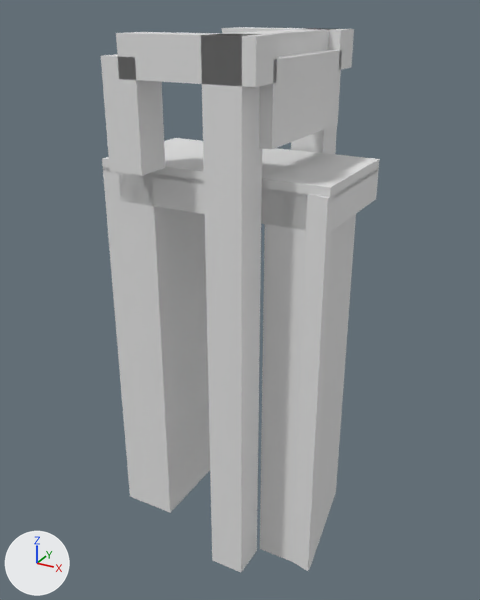
One commit to the glTF model models/ommeren/ommeren-brug-eee40667/ommeren-brug-eee40667.glb: the scene before it, then after it.
Camera for both pictures: a 50 mm camera at (7.85, -14.31, 3.76) aimed at (-0.01, -0.02, -3.39). The lights are fixed; the arrows at lower left show +X, +Y and +Z. The older version comes first.

The first picture shows 'building:balans', 'building:balans 2', 'building:contragewicht', 'building:hamei', 'building:hamei 2', 'building:hangstang 2', 'building:portaal', 'road:dek', 'road:landhoofd (aangenomen)', 'road:landhoofd (aangenomen) 2', 'road:voetpad'.
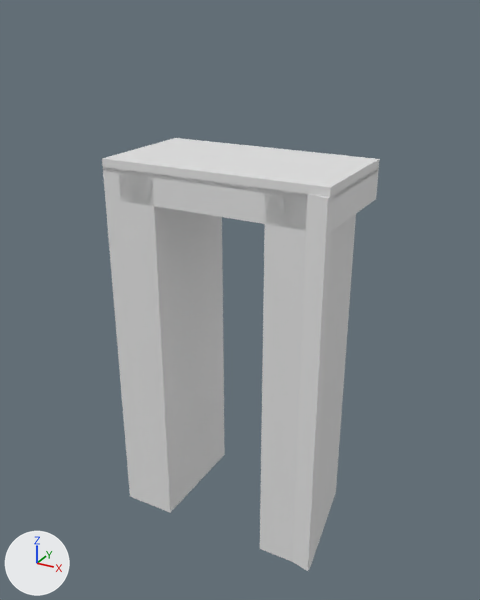
Location of each change, (x1, y1, x2, y2) in pixels of the pictures (480 x 600 px):
'building:hamei 2', deleted
    before: (201, 34, 262, 572)
'building:balans 2', deleted
    before: (116, 32, 277, 87)
'building:contragewicht', deleted
    before: (259, 50, 342, 149)
'building:hangstang 2', deleted
    before: (101, 54, 165, 176)
'building:portaal', deleted
    before: (225, 29, 332, 57)
'building:balans', deleted
    before: (222, 27, 354, 70)
'building:hamei', deleted
    before: (291, 28, 337, 154)

Diff of the bpy script that builds the scene:
```diff
--- a/models/ommeren/ommeren-brug-eee40667/ommeren-brug-eee40667.glb.py
+++ b/models/ommeren/ommeren-brug-eee40667/ommeren-brug-eee40667.glb.py
@@ ob_building_hamei @@
-ob_building_hamei = bpy.data.objects.new('building:hamei', me_hamei)
-ob_building_hamei.location = (0.0, 0.0, 0.0)
@@ ob_building_hamei_2 @@
-ob_building_hamei_2 = bpy.data.objects.new('building:hamei 2', me_hamei_2)
-ob_building_hamei_2.location = (0.0, 0.0, 0.0)
@@ ob_building_portaal @@
-ob_building_portaal = bpy.data.objects.new('building:portaal', me_portaal)
-ob_building_portaal.location = (0.0, 0.0, 0.0)
@@ ob_building_balans @@
-ob_building_balans = bpy.data.objects.new('building:balans', me_balans)
-ob_building_balans.location = (0.0, 0.0, 0.0)
@@ ob_building_balans_2 @@
-ob_building_balans_2 = bpy.data.objects.new('building:balans 2', me_balans_2)
-ob_building_balans_2.location = (0.0, 0.0, 0.0)
@@ ob_building_hangstang_2 @@
-ob_building_hangstang_2 = bpy.data.objects.new('building:hangstang 2', me_hangstang_2)
-ob_building_hangstang_2.location = (0.0, 0.0, 0.0)
@@ ob_building_contragewicht @@
-ob_building_contragewicht = bpy.data.objects.new('building:contragewicht', me_contragewicht)
-ob_building_contragewicht.location = (0.0, 0.0, 0.0)
```
